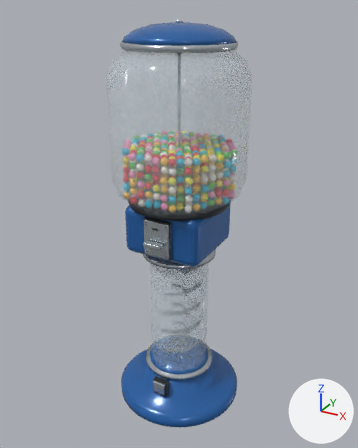
An edit to the glTF model public/models/gumball-machine.glb, drawn before and after from the same camera.
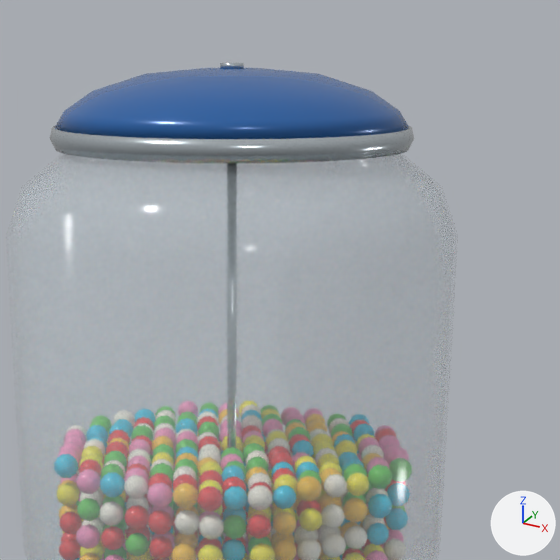
Each version is shown whole from a 50 mm lens placed at (3.06, -5.57, 5.66), pointed at (-0.02, 0.04, 2.86), then close up on the part from 29% to 80% of the width and 0% to 41% of the height. The axes (+X, +Y, +Z) are drawn at lower right. The lights are the same throughout. The first two pictures are the older version. Where no turn or scale is listed for an object, it has been applied to the vertices. Vertices at exactly the same position are counted once.

The older version as bpy lines, for what is in view:
```python
me_clear_hopper_shell = bpy.data.meshes.new('Clear hopper shell')
me_clear_hopper_shell.from_pydata(...)  # 768 vertices, 1536 faces; spans x -0.9..0.9, y -0.9..0.9, z 3.28..5.18
me_clear_hopper_shell.materials.append(mat_clearplastic)  # white #eaf7ff
me_foot_plinth = bpy.data.meshes.new('Foot plinth')
me_foot_plinth.from_pydata(...)  # 934 vertices, 1852 faces; spans x -0.93..0.93, y -0.93..0.93, z 0.01..5.48
me_foot_plinth.materials.append(mat_enamel)  # blue #2461a6
me_sleeve_retaining_collar = bpy.data.meshes.new('Sleeve retaining collar')
me_sleeve_retaining_collar.from_pydata(...)  # 921 vertices, 1796 faces; spans x -0.71..0.71, y -0.75..0.71, z 0.35..5.5
me_sleeve_retaining_collar.materials.append(mat_chrome)  # light grey #c5ced4
ob_chrome_parts = bpy.data.objects.new('Chrome parts', me_sleeve_retaining_collar)
ob_chrome_parts.location = (0.0, 0.0, 0.0)
ob_clear_hopper_shell = bpy.data.objects.new('Clear hopper shell', me_clear_hopper_shell)
ob_clear_hopper_shell.location = (0.0, 0.0, 0.0)
ob_enamel_parts = bpy.data.objects.new('Enamel parts', me_foot_plinth)
ob_enamel_parts.location = (0.0, 0.0, 0.0)
```
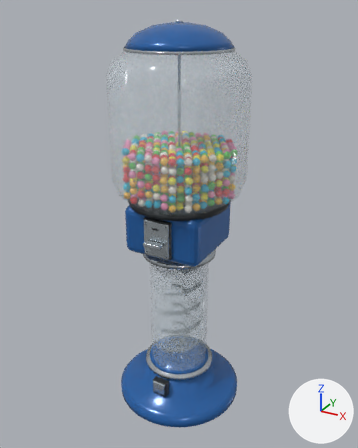
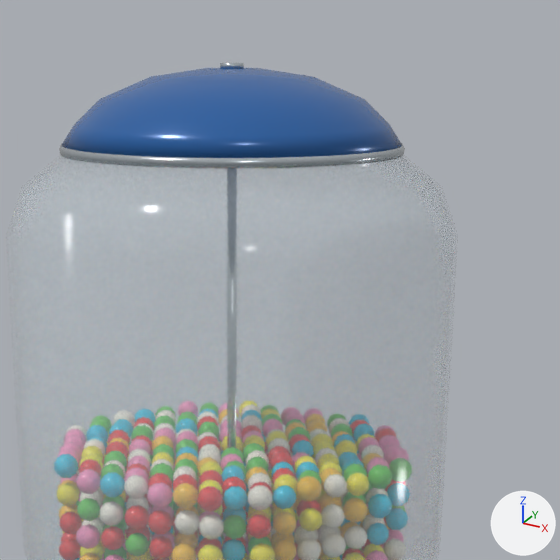
What differs and where, as boxes (x1, y1, x2, y2) in the close-ups (560 x 560 px):
'Enamel parts', reshaped: before (54, 68, 409, 139); after (62, 68, 402, 158)
'Chrome parts', reshaped: before (50, 63, 414, 165); after (59, 63, 405, 168)
part 2 of me_sleeve_retaining_collar, added: after (59, 144, 405, 168)
part 3 of me_sleeve_retaining_collar, cut back: before (50, 125, 414, 165)

Edits to the bpy script that builds the scene:
```text
Change me_sleeve_retaining_collar:
    used by ob_chrome_parts; location = (0.0, 0.0, 0.0)
    remove me_sleeve_retaining_collar.from_pydata(...)  # 921 vertices, 1796 faces; spans x -0.71..0.71, y -0.75..0.71, z 0.35..5.5
    add me_sleeve_retaining_collar.from_pydata(...)  # 1048 vertices, 2052 faces; spans x -0.68..0.68, y -0.75..0.68, z 0.35..5.5
    me_sleeve_retaining_collar part 2: a new loose piece of 320 vertices spanning x -0.68..0.68, y -0.68..0.68, z 5.17..5.21, in mat_chrome (light grey #c5ced4)
    me_sleeve_retaining_collar part 3
    194 vertices are removed from x -0.71..0.71, y -0.71..0.71, z 5.19..5.27
    396 faces are deleted
    12 vertices in x -0.02..0.02, y -0.02..0.02, z 5.19 move by (0.0, 0.0, 0.01)
    1 vertex is added at (0.0, 0.0, 5.2)
    12 new faces join them
Change me_foot_plinth:
    where me_foot_plinth.from_pydata(...)  # 934 vertices, 1852 faces; spans x -0.93..0.93, y -0.93..0.93, z 0.01..5.48
    used by ob_enamel_parts; location = (0.0, 0.0, 0.0)
    me_foot_plinth part 1: the loose piece of 322 vertices spanning x -0.69..0.69, y -0.69..0.69, z 5.27..5.48 is scaled about its middle by (0.954, 0.954, 1.32), then moved by (0.0, 0.0, -0.04)
```
